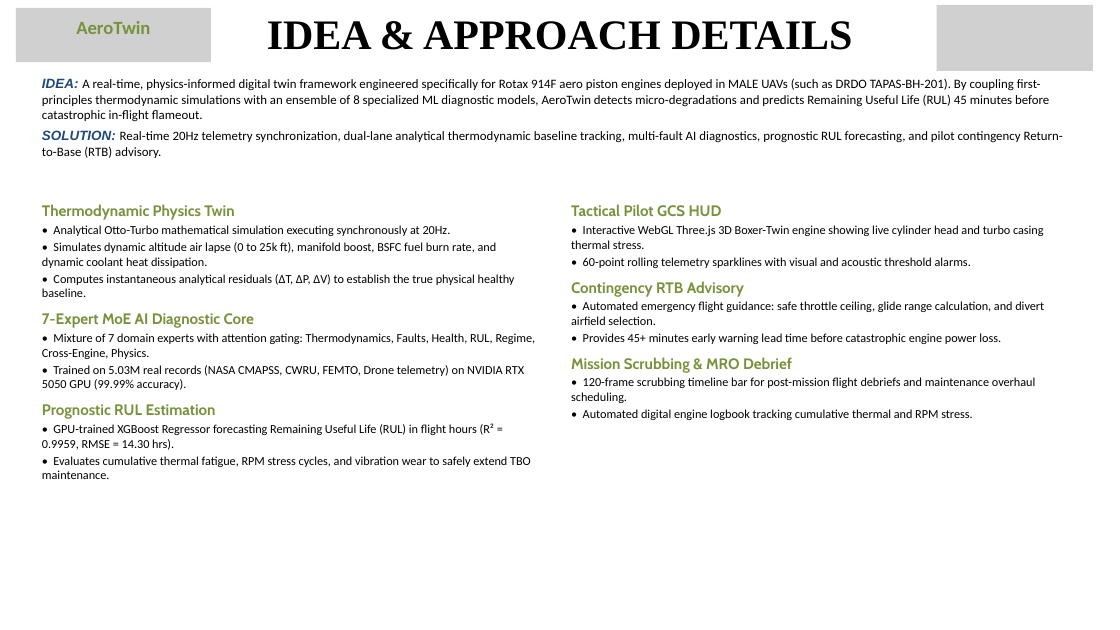
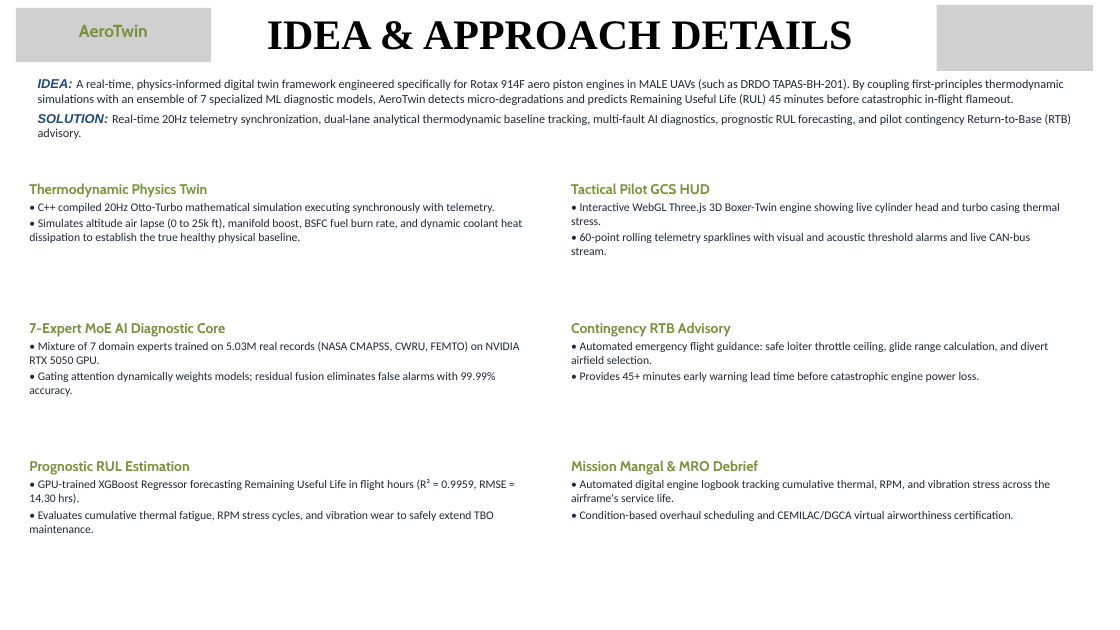
Before and after one commit to sanket-surya/Project-Shree-Ganesh-2, a slide deck: slide 2 of AeroTwin_SIH2026_Official_Presentation.pptx. Drawn at 1120x630 pixels with LibreOffice and Linux fonts; fonts in the diff are those of the drawing; grey boxes stand for pictures. Boxes give left, top, right and bottom in pixels: in the first picture for what was removed or moved away, otherwise in the second. Text is boxed around its words. In the diff, an @@ line names an element or a change of style, - is before the commit and + after.

Commit message:
Fix presentation layout: resolve text overlaps, align cards, replace foreign assets with defense visuals

```diff
--- a/AeroTwin_SIH2026_Official_Presentation.pptx
+++ b/AeroTwin_SIH2026_Official_Presentation.pptx
@@ text "AeroTwin" at [79, 25, 148, 37]: size 16 to 15 pt, font Calibri to Cabin @@
@@ text at [38, 79, 1064, 105]: text changed; size 11 to 10.5 pt; text colour #000000 to #1E293B @@
-IDEA: A real-time, physics-informed digital twin framework engineered specifically for Rotax 914F aero piston engines deployed in MALE UAVs (such as DRDO TAPAS-BH-201). By coupling first-principles thermodynamic simulations with an ensemble of 8 specialized ML diagnostic models, AeroTwin detects micro-degradations and predicts Remaining Useful Life (RUL) 45 minutes before catastrophic in-flight flameout.
+IDEA: A real-time, physics-informed digital twin framework engineered specifically for Rotax 914F aero piston engines in MALE UAVs (such as DRDO TAPAS-BH-201). By coupling first-principles thermodynamic simulations with an ensemble of 7 specialized ML diagnostic models, AeroTwin detects micro-degradations and predicts Remaining Useful Life (RUL) 45 minutes before catastrophic in-flight flameout.
@@ text at [38, 114, 1071, 139]: size 11.5 to 11 pt in "SOLUTION:"; size 11 to 10.5 pt, text colour #000000 to #1E293B in "Real-time 20Hz telemetry synchronization, dual-lane analytic ..." @@
@@ text added at [29, 183, 522, 243], 10 pt, text #1E293B @@
+Thermodynamic Physics Twin
+• C++ compiled 20Hz Otto-Turbo mathematical simulation executing synchronously with telemetry.
+• Simulates altitude air lapse (0 to 25k ft), manifold boost, BSFC fuel burn rate, and dynamic coolant heat dissipation to establish the true healthy physical baseline.
@@ text at [42, 204, 515, 297]: paragraphs removed @@
-Thermodynamic Physics Twin
-• Analytical Otto-Turbo mathematical simulation executing synchronously at 20Hz.
-• Simulates dynamic altitude air lapse (0 to 25k ft), manifold boost, BSFC fuel burn rate, and dynamic coolant heat dissipation.
-• Computes instantaneous analytical residuals (ΔT, ΔP, ΔV) to establish the true physical healthy baseline.
@@ text at [571, 204, 1044, 268]: paragraphs removed @@
-Tactical Pilot GCS HUD
-• Interactive WebGL Three.js 3D Boxer-Twin engine showing live cylinder head and turbo casing thermal stress.
-• 60-point rolling telemetry sparklines with visual and acoustic threshold alarms.
@@ text added at [571, 183, 1060, 255], 10 pt, text #1E293B @@
+Tactical Pilot GCS HUD
+• Interactive WebGL Three.js 3D Boxer-Twin engine showing live cylinder head and turbo casing thermal stress.
+• 60-point rolling telemetry sparklines with visual and acoustic threshold alarms and live CAN-bus stream.
@@ text at [29, 323, 225, 337]: size 13 to 12 pt in "7-Expert MoE AI Diagnostic Core"; less space between paragraphs @@
@@ text "7-Expert MoE AI Diagnostic Core": place and size @@
-text "7-Expert MoE AI Diagnostic Core" at [42, 204, 536, 479]
+text "7-Expert MoE AI Diagnostic Core" at [29, 323, 520, 396]
@@ text at [571, 322, 980, 382]: size 13 to 12 pt in "Contingency RTB Advisory"; size 10.5 to 10 pt, text colour #000000 to #1E293B in "• Provides 45+ minutes early warning lead ..."; less space between paragraphs @@
@@ text "Contingency RTB Advisory": place and size @@
-text "Contingency RTB Advisory" at [571, 204, 1044, 420]
+text "Contingency RTB Advisory" at [571, 322, 1049, 382]
@@ text at [29, 341, 520, 396]: text changed; size 10.5 to 10 pt; text colour #000000 to #1E293B @@
-• Mixture of 7 domain experts with attention gating: Thermodynamics, Faults, Health, RUL, Regime, Cross-Engine, Physics.
-• Trained on 5.03M real records (NASA CMAPSS, CWRU, FEMTO, Drone telemetry) on NVIDIA RTX 5050 GPU (99.99% accuracy).
-Prognostic RUL Estimation
-• GPU-trained XGBoost Regressor forecasting Remaining Useful Life (RUL) in flight hours (R² = 0.9959, RMSE = 14.30 hrs).
-• Evaluates cumulative thermal fatigue, RPM stress cycles, and vibration wear to safely extend TBO maintenance.
+• Mixture of 7 domain experts trained on 5.03M real records (NASA CMAPSS, CWRU, FEMTO) on NVIDIA RTX 5050 GPU.
+• Gating attention dynamically weights models; residual fusion eliminates false alarms with 99.99% accuracy.
@@ text at [571, 342, 1049, 364]: text changed; size 10.5 to 10 pt; text colour #000000 to #1E293B @@
-• Automated emergency flight guidance: safe throttle ceiling, glide range calculation, and divert airfield selection.
+• Automated emergency flight guidance: safe loiter throttle ceiling, glide range calculation, and divert airfield selection.
@@ text at [571, 357, 1035, 420]: paragraphs removed @@
-Mission Scrubbing & MRO Debrief
-• 120-frame scrubbing timeline bar for post-mission flight debriefs and maintenance overhaul scheduling.
-• Automated digital engine logbook tracking cumulative thermal and RPM stress.
@@ text added at [29, 461, 506, 533], 10 pt, text #1E293B @@
+Prognostic RUL Estimation
+• GPU-trained XGBoost Regressor forecasting Remaining Useful Life in flight hours (R² = 0.9959, RMSE = 14.30 hrs).
+• Evaluates cumulative thermal fatigue, RPM stress cycles, and vibration wear to safely extend TBO maintenance.
@@ text added at [571, 460, 1050, 521], 10 pt, text #1E293B @@
+Mission Mangal & MRO Debrief
+• Automated digital engine logbook tracking cumulative thermal, RPM, and vibration stress across the airframe's service life.
+• Condition-based overhaul scheduling and CEMILAC/DGCA virtual airworthiness certification.
```
Also in this commit, not shown: 5 other slides changed, 1 other file.
